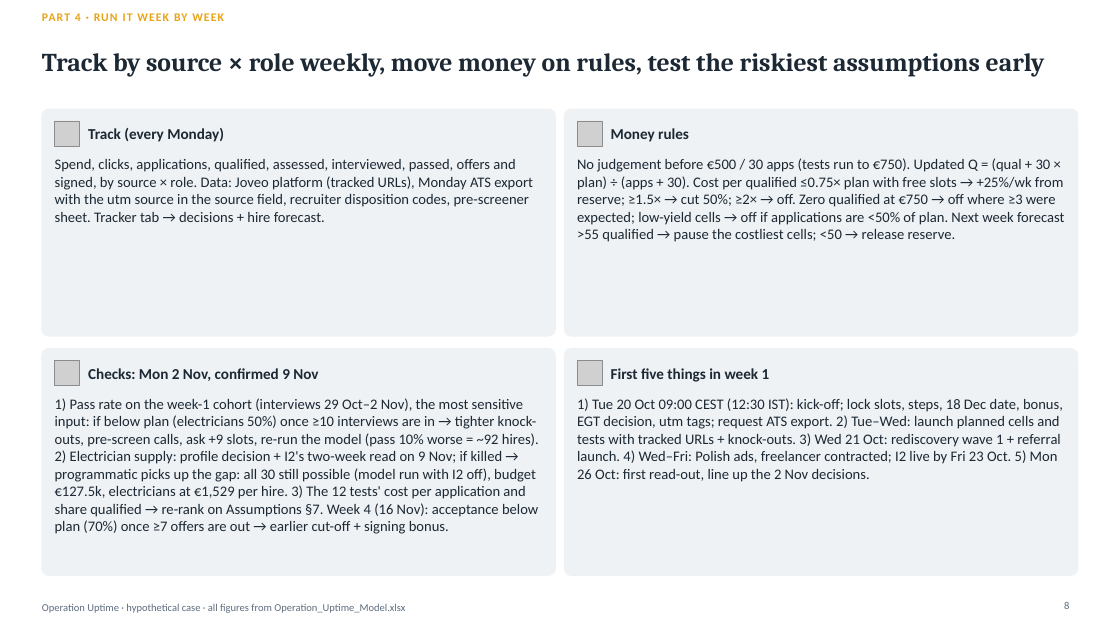
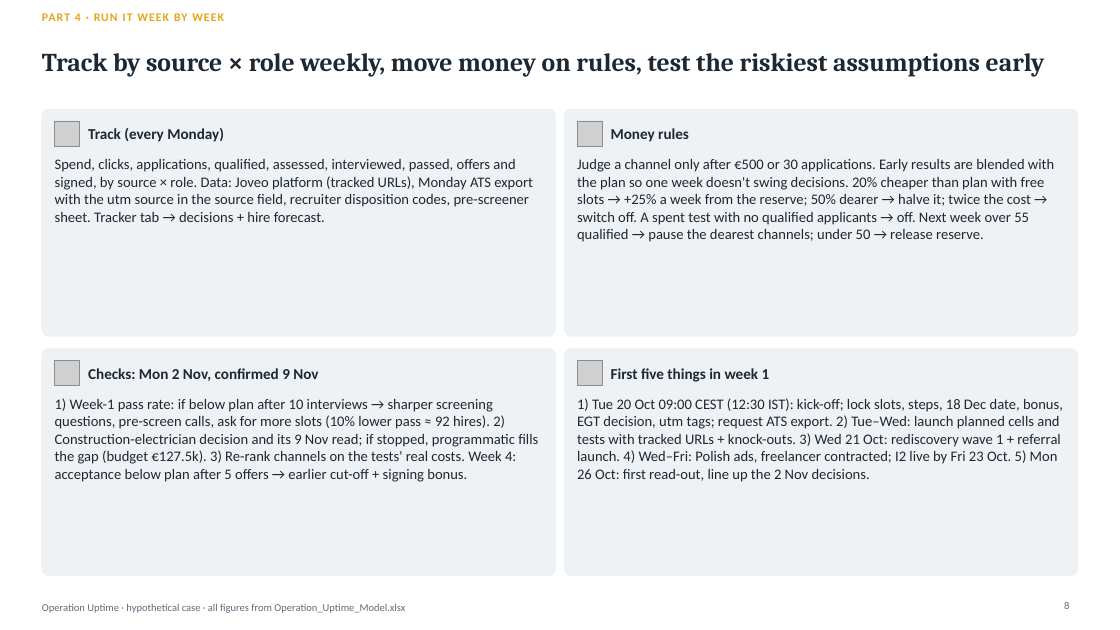
Before and after one commit to Anurag160596/haystack, a slide deck: slide 8 of operation_uptime/Operation_Uptime_Deck.pptx. Drawn at 1120x630 pixels with LibreOffice and Linux fonts; fonts in the diff are those of the drawing; grey boxes stand for pictures. Boxes give left, top, right and bottom in pixels: in the first picture for what was removed or moved away, otherwise in the second. Text is boxed around its words. In the diff, an @@ line names an element or a change of style, - is before the commit and + after.

```diff
--- a/operation_uptime/Operation_Uptime_Deck.pptx
+++ b/operation_uptime/Operation_Uptime_Deck.pptx
@@ text at [577, 159, 1054, 242]: text changed @@
-No judgement before €500 / 30 apps (tests run to €750). Updated Q = (qual + 30 × plan) ÷ (apps + 30). Cost per qualified ≤0.75× plan with free slots → +25%/wk from reserve; ≥1.5× → cut 50%; ≥2× → off. Zero qualified at €750 → off where ≥3 were expected; low-yield cells → off if applications are <50% of plan. Next week forecast >55 qualified → pause the costliest cells; <50 → release reserve.
+Judge a channel only after €500 or 30 applications. Early results are blended with the plan so one week doesn't swing decisions. 20% cheaper than plan with free slots → +25% a week from the reserve; 50% dearer → halve it; twice the cost → switch off. A spent test with no qualified applicants → off. Next week over 55 qualified → pause the dearest channels; under 50 → release reserve.
@@ text at [55, 398, 538, 482]: text changed @@
-1) Pass rate on the week-1 cohort (interviews 29 Oct–2 Nov), the most sensitive input: if below plan (electricians 50%) once ≥10 interviews are in → tighter knock-outs, pre-screen calls, ask +9 slots, re-run the model (pass 10% worse = ~92 hires). 2) Electrician supply: profile decision + I2's two-week read on 9 Nov; if killed → programmatic picks up the gap: all 30 still possible (model run with I2 off), budget €127.5k, electricians at €1,529 per hire. 3) The 12 tests' cost per application and share qualified → re-rank on Assumptions §7. Week 4 (16 Nov): acceptance below plan (70%) once ≥7 offers are out → earlier cut-off + signing bonus.
+1) Week-1 pass rate: if below plan after 10 interviews → sharper screening questions, pre-screen calls, ask for more slots (10% lower pass ≈ 92 hires). 2) Construction-electrician decision and its 9 Nov read; if stopped, programmatic fills the gap (budget €127.5k). 3) Re-rank channels on the tests' real costs. Week 4: acceptance below plan after 5 offers → earlier cut-off + signing bonus.
```
Also in this commit, not shown: 4 other slides changed, 6 other files.
